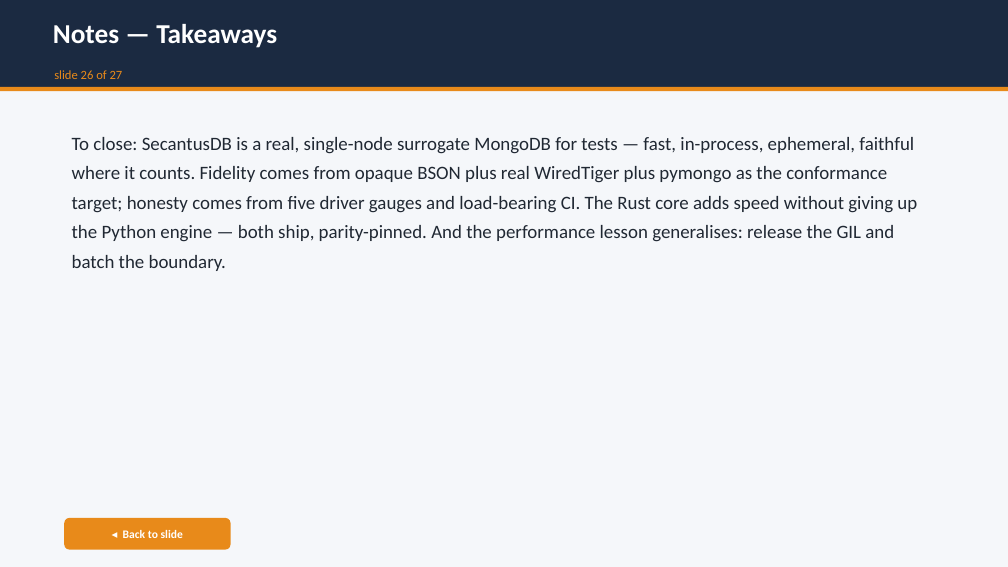
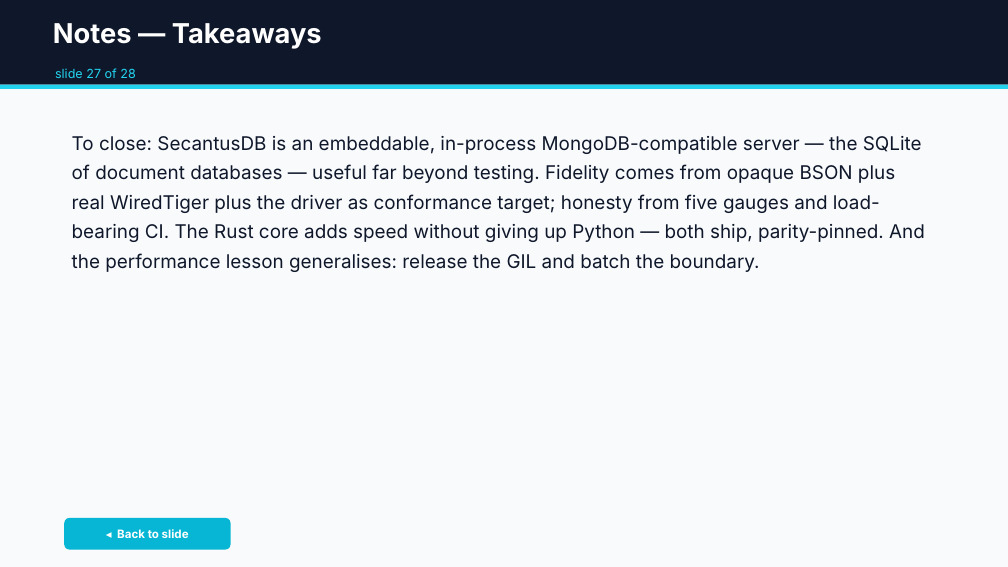
Before and after one commit to jdrumgoole/SecantusDB, a slide deck: slide 56 of docs/presentations/SecantusDB-overview.pptx (slide 54 before the commit). Drawn at 1008x567 pixels with LibreOffice and Linux fonts; fonts in the diff are those of the drawing. Boxes give left, top, right and bottom in pixels: in the first picture for what was removed or moved away, otherwise in the second. Text is boxed around its words. In the diff, an @@ line names an element or a change of style, - is before the commit and + after.

```diff
--- a/docs/presentations/SecantusDB-overview.pptx
+++ b/docs/presentations/SecantusDB-overview.pptx
@@ rectangle at (0, 0, 1008, 567): fill #F5F7FA to #F8FAFC @@
@@ rectangle at (0, 0, 1008, 85): fill #1B2A41 to #0F172A @@
@@ text "Notes — Takeaways" at (53, 23, 322, 49): font Calibri to Inter @@
@@ rectangle at (0, 85, 1008, 89): fill #E88A1A to #22D3EE @@
@@ text at (55, 68, 135, 78): text changed; font Calibri to Inter; text colour #E88A1A to #22D3EE @@
-slide 26 of 27
+slide 27 of 28
@@ text at (72, 136, 925, 272): text changed; font Calibri to Inter; text colour #202833 to #0F172A @@
-To close: SecantusDB is a real, single-node surrogate MongoDB for tests — fast, in-process, ephemeral, faithful where it counts. Fidelity comes from opaque BSON plus real WiredTiger plus pymongo as the conformance target; honesty comes from five driver gauges and load-bearing CI. The Rust core adds speed without giving up the Python engine — both ship, parity-pinned. And the performance lesson generalises: release the GIL and batch the boundary.
+To close: SecantusDB is an embeddable, in-process MongoDB-compatible server — the SQLite of document databases — useful far beyond testing. Fidelity comes from opaque BSON plus real WiredTiger plus the driver as conformance target; honesty from five gauges and load-bearing CI. The Rust core adds speed without giving up Python — both ship, parity-pinned. And the performance lesson generalises: release the GIL and batch the boundary.
@@ rounded rectangle "◂ Back to slide" at (64, 518, 231, 550): font Calibri to Inter; fill #E88A1A to #06B6D4 @@
```
Also in this commit, not shown: 52 other slides changed, 4 slides added, 2 slides removed, 4 other files.
